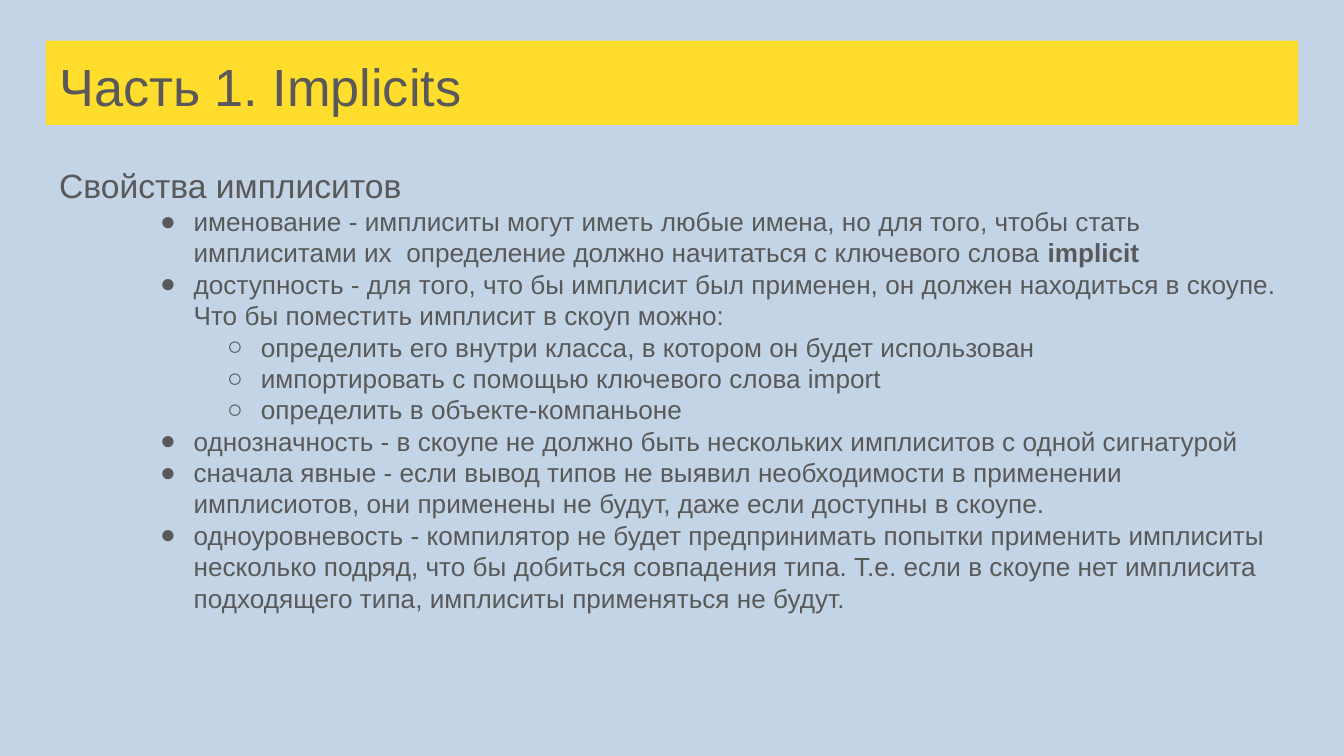
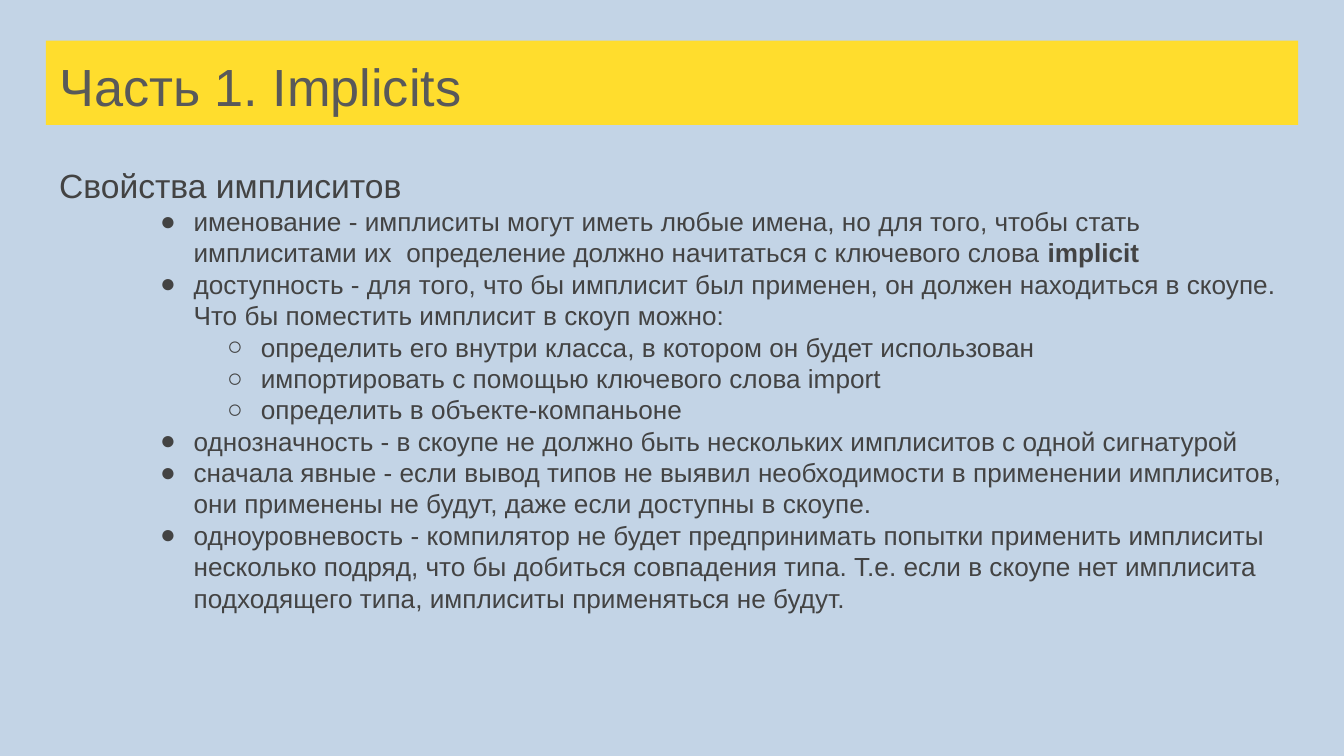
Before and after one commit to sergeypopov83/scala-school, a slide deck: slide 136 of src/main/resources/Лекции Scala для FinTech.pptx. Drawn at 1344x756 pixels with LibreOffice and Linux fonts; fonts in the diff are those of the drawing. Boxes give left, top, right and bottom in pixels: in the first picture for what was removed or moved away, otherwise in the second. Text is boxed around its words. In the diff, an @@ line names an element or a change of style, - is before the commit and + after.

```diff
--- a/src/main/resources/Лекции Scala для FinTech.pptx
+++ b/src/main/resources/Лекции Scala для FinTech.pptx
@@ text at bbox=[59, 173, 1275, 613]: text colour #595959 to #434343 in "Свойства имплиситов", "именование - имплиситы могут иметь любые имена, ...", "доступность - для того, что бы имплисит ...", "определить его внутри класса, в котором он ..." and 4 more places; bullet colour #595959 to #434343 @@
@@ text at bbox=[194, 463, 1281, 519]: text changed; text colour #595959 to #434343 @@
-● сначала явные - если вывод типов не выявил необходимости в применении имплисиотов, они применены не будут, даже если доступны в скоупе.
+● сначала явные - если вывод типов не выявил необходимости в применении имплиситов, они применены не будут, даже если доступны в скоупе.
```
Also in this commit, not shown: 11 other slides changed, 13 other files.
